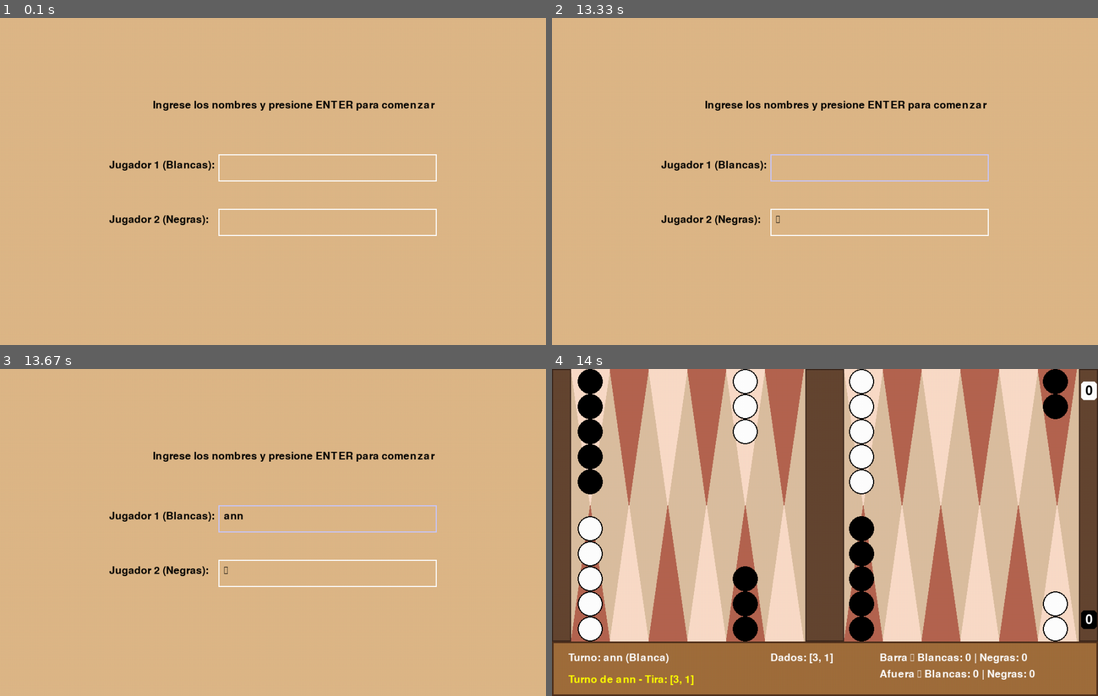
Above: before the commit, frames 1-4 (two rows, left to right).
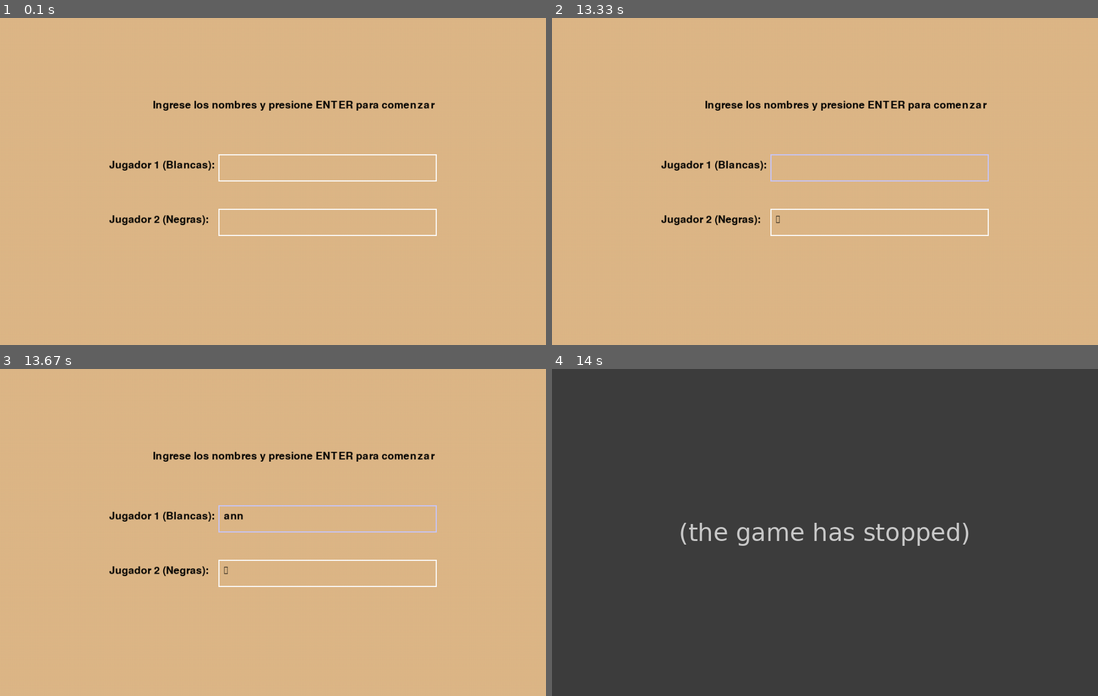
Above: after the commit, the same moments.

Repository: um-computacion/computacion-2025-backgammon-danatinnerello
Game: pygame game, started from pygame_ui/main.py
Same seed, same stepped clock (60 frames per second), same inputs: the game is played once before the commit and once after it.
Inputs (mouse positions are in pixels of both pictures, inside the frame that each line leads up to):
- Up to frame 1 (0.1 s): no input
- Up to frame 2 (13.33 s): click (814, 220) at 0.38 s; click (622, 148) at 0.72 s; click (846, 220) at 1.05 s; click (639, 259) at 1.38 s; click (879, 168) at 2.28 s; click (874, 96) at 2.62 s; click (781, 161) at 2.95 s; click (917, 295) at 3.28 s; click (901, 224) at 3.62 s; tap Enter at 3.9 s; click (710, 161) at 4.28 s; click (879, 168) at 5.75 s; click (928, 282) at 6.08 s; click (961, 214) at 6.98 s; click (710, 188) at 7.32 s; click (830, 230) at 8.22 s; click (672, 276) at 8.55 s; click (846, 210) at 8.88 s; click (934, 161) at 9.22 s; click (759, 148) at 9.55 s; click (879, 220) at 9.88 s; click (775, 80) at 10.22 s; click (841, 210) at 10.55 s; click (721, 158) at 10.88 s; click (934, 220) at 11.22 s; click (628, 178) at 11.55 s; click (825, 230) at 12.45 s; click (683, 171) at 12.78 s; click (934, 155) at 13.12 s
- Up to frame 3 (13.67 s): type "ann" at 13.4 s
- Up to frame 4 (14 s): tap Enter at 13.73 s; move the mouse to (923, 486) at 13.97 s

Frames 1-3 are identical in both runs. In frame 4, 100% of the frame differs, in the area x 0-100%, y 0-100%.
After the commit the program exited at 13.73 s; later frames show no game.

Commit message:
Actualizacion de validacion y test

Diff:
--- a/cli/cli.py
+++ b/cli/cli.py
@@ -33,42 +33,64 @@
 
 def main():
     print("Bienvenidos al juego Backgammon")
-    nombre1= input("Jugador 1 (Blanca): ")
-    nombre2= input("Jugador 2 (Negra): ")
-    jugador1= Jugador(nombre1, "Blanca")
-    jugador2= Jugador(nombre2, "Negra")
-    juego= Juego(jugador1, jugador2)
+
+    while True:
+        try:
+            nombre1 = input("Jugador 1 (Blanca): ")
+            nombre2 = input("Jugador 2 (Negra): ")
+
+            jugador1 = Jugador(nombre1, "Blanca")
+            jugador2 = Jugador(nombre2, "Negra")
+            juego = Juego(jugador1, jugador2)
+
+            break
+
+        except MovimientoInvalidoError as e:
+            print(f"\n¡Error de Jugador! {e}")
+            print("Por favor, ingrese los nombres nuevamente.\n")
+            # El bucle se repite automáticamente.
+
     while not juego.mostrar_juego_terminado():
         jugador = juego.mostrar_turno()
         print(f"Turno de {jugador.obtener_nombre()} ({jugador.obtener_color()})")
+
+        # Tirada de dados
         tirada = juego.__dados__.tirar_dados()
         print("Tirada:", tirada)
+
+        # Bucle de movimientos con los dados disponibles
         while juego.__dados__.quedan_tiradas():
             try:
-                tablero= juego.__tablero__.mostrar_estado()
-                print(tablero)
-                print(f"Turno de {jugador.obtener_nombre()} ({jugador.obtener_color()})")
-                print("Tirada:", tirada)
-                print("1:Mover ficha")
-                print("2:Rendirse")
-                print("3:Finalizar juego")
-                opcion= pedir_int("Opcion: ")
+                tablero= juego.__tablero__
+                print(tablero.mostrar_estado())
+                print(f"Tiradas restantes: {juego.__dados__.obtener_tiradas_restantes()}")
+
+                print("Opciones:")
+                print("1. Mover ficha")
+                print("2. Rendirse")
+                print("3. Finalizar juego")
+
+                opcion= pedir_int("Seleccione una opcion: ")
 
                 if opcion== 1:
                     origen= pedir_int("Mover ficha desde: ")
                     destino= pedir_int("Hasta: ")
 
-                    if origen== 0:  # desde barra
-                        captura = juego.valida_mover_desde_barra(jugador,destino) # <-- Asignamos el valor de captura
+                    if origen== 0:  # desde barra (Reingreso)
+                        # *Asegurarse de usar la variable 'captura' para el mensaje*
+                        captura = juego.valida_mover_desde_barra(jugador, destino)
                         if captura:
                             print(f"Ficha movida desde la barra a {destino}. ¡Captura!")
                         else:
                             print(f"Ficha movida desde la barra a {destino}")
+
                     elif destino== -1:  # sacar ficha
                         juego.valida_sacar_ficha(jugador,origen)
                         print(f"Ficha sacada desde {origen}")
+
                     else:  # movimiento normal
-                        captura, dados_usados = juego.valida_mover_ficha(jugador, origen, destino) # <-- CAMBIO ACEPTANDO 2 VALORES
+                        # *Asegurarse de aceptar los dos valores de retorno*
+                        captura, dados_usados = juego.valida_mover_ficha(jugador, origen, destino)
 
                         dados_str = " y ".join(map(str, sorted(dados_usados, reverse=True)))
 
--- a/core/board.py
+++ b/core/board.py
@@ -44,7 +44,7 @@
     def mover_ficha(self,color,desde,hacia):
         # verifica que la posición esté entre 0 y 23
         if desde < 0 or desde > 23 or hacia < 0 or hacia > 23:
-            raise MovimientoInvalidoError("Punto inválido. Debe estar entre 1 y 24.")
+            raise MovimientoInvalidoError("Punto de origen o destino fuera de rango (1-24).")
         # verifica que contenga algo la posición
         if not self.__contenedor__[desde]:
             raise MovimientoInvalidoError(f"No hay fichas en la posición {desde}")
--- a/core/game.py
+++ b/core/game.py
@@ -16,6 +16,19 @@
 
 class Juego:
     def __init__(self,nombre_jugador1:Jugador,nombre_jugador2:Jugador,tablero:Tablero = None,dados: Dados =None):
+
+        nombre1 = nombre_jugador1.obtener_nombre()
+        nombre2 = nombre_jugador2.obtener_nombre()
+
+        if not nombre1 or not nombre2:
+            raise MovimientoInvalidoError("Los nombres de los jugadores no pueden estar vacíos.")
+
+        if nombre1 == nombre2:
+             raise MovimientoInvalidoError("Los nombres de los jugadores deben ser diferentes.")
+
+        if not nombre1.replace(" ", "").isalpha() or not nombre2.replace(" ", "").isalpha():
+             raise MovimientoInvalidoError("Los nombres solo pueden contener letras y espacios.")
+
         self.__tablero__ = tablero if tablero else Tablero()
         self.__jugador1__ = nombre_jugador1
         self.__jugador2__ = nombre_jugador2
@@ -65,7 +78,7 @@
             # ENCONTRAR QUÉ DADO(S) USAR Y VALIDAR PASOS INTERMEDIOS
             dado_principal, dado_secundario = self._encontrar_dado_y_tipo_movimiento(jugador, desde_index, hacia_index)
         except MovimientoInvalidoError as e:
-            raise MovimientoInvalidoError(f"Movimiento inválido: {e}")
+            raise MovimientoInvalidoError(str(e))
 
         dados_consumidos = []
 
@@ -146,7 +159,7 @@
             dado_mayor = next((d for d in sorted(tiradas) if d > distancia), None)
             if dado_mayor:
                 # La condición hay_mas_lejanas es verdadera Y tenemos un dado mayor que queremos usar
-                raise SacarFichaError(f"No puedes usar el dado {dado_mayor}. Hay fichas {color} en posiciones más lejanas (puntos 1-{desde} para Blancas, o {desde+2}-24 para Negras).")
+                raise SacarFichaError(f"No puedes usar el dado {dado_mayor}. Hay fichas en posiciones más lejanas.")
 
         # Si ninguna opción funcionó:
         raise SacarFichaError("No se puede sacar ficha desde este punto con los dados actuales.")
@@ -258,4 +271,4 @@
                     return (dados[0], dados[1])
 
         # Si no se encontró ninguna combinación válida (ni simple ni compuesta)
-        raise MovimientoInvalidoError("La distancia no coincide con las tiradas disponibles, o el punto intermedio está bloqueado.")
+        raise MovimientoInvalidoError("No coincide con las tiradas disponibles, o el punto intermedio está bloqueado.")
--- a/pygame_ui/main.py
+++ b/pygame_ui/main.py
@@ -13,6 +13,7 @@
 from core.game import Juego
 from core.player import Jugador
 from pygame_ui.events import ManejadorEventos # Importar el nuevo manejador
+from core.excepcions import MovimientoInvalidoError, RendicionError, JuegoTerminadoError
 
 pygame.init()
 ANCHO_PANTALLA = 1000
@@ -118,13 +119,21 @@
 
 
 def main():
-    nombre1, nombre2 = pantalla_pedir_nombres()
-    if not nombre1 or not nombre2:
-        return
+    try:
+        nombre1, nombre2 = pantalla_pedir_nombres()
+        if not nombre1 or not nombre2:
+            return
 
-    jugador1 = Jugador(nombre1, "Blanca")
-    jugador2 = Jugador(nombre2, "Negra")
-    juego = Juego(jugador1, jugador2)
+        jugador1 = Jugador(nombre1, "Blanca")
+        jugador2 = Jugador(nombre2, "Negra")
+
+        # La validación de nombres ocurre AQUÍ al crear el objeto Juego:
+        juego = Juego(jugador1, jugador2)
+
+    except MovimientoInvalidoError as e:
+        print(f"Error de inicialización: {e}")
+        return # Sale si la inicialización falla
+
     juego.__dados__.tirar_dados()  # Primera tirada (inicia el juego)
 
     pantalla = pygame.display.set_mode((ANCHO_PANTALLA, ALTO_PANTALLA))
@@ -177,6 +186,7 @@
     main()
 
 #me falta:
-#añadir validaciones
+#pylint
+#docker
 #completar documentacionn
 #pulir detalles
--- a/test/test_board.py
+++ b/test/test_board.py
@@ -34,11 +34,6 @@
         #Un movimiento válido a una casilla libre nos devuelve verdadero
         tiradas = [1, 2]
         self.assertTrue(self.tablero.validar_movimiento("Negra", 0, 1, tiradas))
-
-    def test_validar_movimiento_invalido_por_rango(self):
-        #testea que si el destino está fuera del rango 0-23 devuelva falso
-        tiradas = [1, 2]  # ejemplo, pon los valores que correspondan según el test
-        self.assertFalse(self.tablero.validar_movimiento("Blanca", 30, 1, tiradas))
 
     def test_enviar_a_barra(self):
         #si hay fichas en una posicion, debe enviarlas a la barra
@@ -181,7 +176,7 @@
     def test_mover_ficha_destino_bloqueado(self):
         # Mover Negras de 0 a 2. Posición 2 tiene 2 Blancas (bloqueo).
         self.tablero.mostrar_contenedor()[2] = ["Blanca", "Blanca"]
-        with self.assertRaises(ValueError):
+        with self.assertRaises(MovimientoInvalidoError):
             self.tablero.mover_ficha("Negra", 0, 2)
 
     def test_validar_movimiento_sentido_incorrecto(self):
@@ -194,7 +189,17 @@
         tiradas = [1]
         self.assertFalse(self.tablero.validar_movimiento("Negra", 0, 5, tiradas))
 
-
+    def test_validar_movimiento_destino_bloqueado(self):
+        # Colocar 2 fichas enemigas en destino. Comprueba el retorno False.
+        self.tablero.mostrar_contenedor()[0] = ["Negra", "Negra"]
+        # Mover Blanca de 5 a 0 (inválido). tiradas_restantes debe ser None para probar la rama más general.
+        self.assertFalse(self.tablero.validar_movimiento("Blanca", 5, 0))
+
+    def test_valida_mover_desde_barra_sin_tiradas_param(self):
+        # Comprueba la rama donde tiradas_restantes no se pasa (es None) en el método valida_mover_desde_barra.
+        self.tablero.mostrar_barra()["Blanca"].append("Blanca")
+        # El método debe devolver True si la posición está libre, ignorando las tiradas
+        self.assertTrue(self.tablero.valida_mover_desde_barra("Blanca", 22, tiradas_restantes=None))
 
 if __name__ == "__main__":
     unittest.main()
--- a/test/test_cli.py
+++ b/test/test_cli.py
@@ -3,7 +3,7 @@
 from cli.cli import main
 import cli
 from core.player import Jugador
-from core.excepcions import MovimientoInvalidoError, SacarFichaError
+from core.excepcions import MovimientoInvalidoError, SacarFichaError, EntradaInvalidaError
 
 
 class TestCLI(unittest.TestCase):
@@ -34,12 +34,14 @@
         self.assertTrue(any("Juego finalizado" in line for line in salida))
 
     def test_movimiento_normal_valido(self):
-        with patch("core.game.Juego.valida_mover_ficha", return_value=False):
+        # Mock debe devolver (Captura, Lista de Dados)
+        with patch("core.game.Juego.valida_mover_ficha", return_value=(False, [1])): # <--- CAMBIO AQUÍ
             salida= self.run_cli_with_inputs(["Dana","abi","1","24","23","3"])
         self.assertTrue(any("Ficha movida de 24 a 23" in line for line in salida))
 
     def test_movimiento_normal_captura(self):
-        with patch("core.game.Juego.valida_mover_ficha", return_value=True):
+        # Mock debe devolver (Captura=True, Lista de Dados)
+        with patch("core.game.Juego.valida_mover_ficha", return_value=(True, [1])): # <--- CAMBIO AQUÍ
             salida= self.run_cli_with_inputs(["Dana","abi","1","1","12","11","3"])
         self.assertTrue(any("Capturaste una ficha enemiga" in line for line in salida))
 
@@ -65,9 +67,39 @@
 
     def test_movimiento_invalido_fuera_de_rango(self):
         salida= self.run_cli_with_inputs(["Dana","abi","1","30","2","3"])
-        self.assertTrue(any("Error: Movimiento inválido" in line for line in salida))
+        self.assertTrue(any("Error: Movimiento o destino inválido" in line for line in salida))
 
+    def test_reingreso_con_captura(self):
+        # Asegura que la CLI muestre el mensaje de captura en reingreso
+        with patch("core.game.Juego.valida_mover_desde_barra", return_value=True):
+            salida = self.run_cli_with_inputs(["Dana", "abi", "1", "0", "5", "3"])
+        self.assertTrue(any("¡Captura!" in line for line in salida))
 
+    def test_pedir_int_falla_por_valor(self):
+        # Asegura que la función pedir_int lance la excepción correcta (cubre la línea 'except ValueError')
+        with patch("builtins.input", side_effect=["abc", "3"]), \
+             patch("cli.cli.main"), \
+             self.assertRaises(EntradaInvalidaError):
+            cli.cli.pedir_int("Mensaje:")
+
+    def test_opcion_invalida_numerica_lanza_error(self):
+        # Simula una entrada numérica que no es 1, 2, o 3
+        salida = self.run_cli_with_inputs(["Dana", "abi", "1", "1", "24", "23", "99", "3"])
+        self.assertTrue(any("Opción no válida" in line for line in salida))
+
+    def test_opcion_invalida_numerica_lanza_error(self):
+        with patch("core.game.Juego.valida_mover_ficha", return_value=(True, [1])):
+
+            # 2. Secuencia de inputs:
+            # - Nombres: "Dana", "abi"
+            # - Primer Menú: "1" (Mover)
+            # - Movimiento: "10", "11" (Orígen y Destino)
+            # - Segundo Menú: "99" (Inválido, lanza excepción)
+            # - Tercer Menú: "3" (Salir)
+            salida = self.run_cli_with_inputs(["Dana", "abi", "1", "10", "11", "99", "3"])
+
+        # La aserción busca el mensaje de error impreso.
+        self.assertTrue(any("Error: Opcion no valida" in line for line in salida))
 
 if __name__ == "__main__":
     unittest.main()
--- a/test/test_dice.py
+++ b/test/test_dice.py
@@ -44,3 +44,9 @@
         self.assertEqual(dice[3], 1)
         self.assertTrue(randint_patched.called)
         self.assertEqual(randint_patched.call_count, 2)
+
+    def test_usar_tirada_revertir_true_not_in_list(self):
+        # Simula que se pide revertir un dado que no se encuentra en la lista (cubre la línea if revertir: return True)
+        self.dados.__tiradas_restantes__ = [3, 4]
+        self.assertTrue(self.dados.usar_tirada(5, revertir=True))
+        self.assertEqual(len(self.dados.obtener_tiradas_restantes()), 3) # El dado 5 fue añadido
--- a/test/test_game.py
+++ b/test/test_game.py
@@ -23,12 +23,6 @@
         self.tablero.mostrar_afuera()["Blanca"] = []
         self.tablero.mostrar_afuera()["Negra"] = []
 
-    def test_turnos_alternan(self):
-        turno1 = self.juego.mostrar_turno()
-        self.juego.controlar_turnos()
-        turno2 = self.juego.mostrar_turno()
-        self.assertNotEqual(turno1, turno2)
-
     def test_verificar_ganador_none_al_inicio(self):
         self.assertIsNone(self.juego.verificar_ganador())
 
@@ -99,15 +93,14 @@
         ganador = self.juego.verificar_ganador()
         self.assertEqual(ganador, self.j1)
 
-
     def test_valida_mover_ficha_falla_en_validar(self):
         # Mock de la validación para que siempre falle
         original_valida = self.tablero.validar_movimiento
-        self.tablero.validar_movimiento = lambda c, d, h, t: False
+        self.tablero.validar_movimiento = lambda c, d, h: False
         with self.assertRaises(MovimientoInvalidoError):
+            # El Core llama a validar_movimiento(color, desde, hacia)
             self.juego.valida_mover_ficha(self.j1, 1, 2)
         self.tablero.validar_movimiento = original_valida
-
 
 
     def test_valida_sacar_ficha_falla(self):
@@ -187,7 +180,7 @@
         self.dados.__tiradas_restantes__ = [6] # Dado mayor
 
         # Debe lanzar un error porque hay una ficha en la Casilla 1 que está más lejos que el origen (Casilla 2)
-        with self.assertRaisesRegex(SacarFichaError, "Hay fichas Blanca en posiciones más lejanas"):
+        with self.assertRaisesRegex(SacarFichaError, "No puedes usar el dado 6. Hay fichas en posiciones más lejanas."):
             self.juego.valida_sacar_ficha(self.j1, 2)
 
     def test_valida_mover_desde_barra_blancas(self):
@@ -251,8 +244,7 @@
         self.tablero.mostrar_contenedor()[4] = ["Negra", "Negra"] # Destino (Punto 5, Diferencia 1)
         self.dados.__tiradas_restantes__ = [1]
 
-        with self.assertRaisesRegex(MovimientoInvalidoError, "Movimiento inválido"):
-            # Llama a valida_mover_ficha, que llama a tablero.validar_movimiento, que debe fallar
+        with self.assertRaisesRegex(MovimientoInvalidoError, "destino bloqueado"): # <--- CAMBIO
             self.juego.valida_mover_ficha(self.j1, 6, 5)
 
     def test_sacar_ficha_falla_tablero(self):
@@ -387,5 +379,129 @@
 
         # Debe ser posible el movimiento (0 -> 1)
         self.assertTrue(self.juego.hay_movimientos_posibles(self.j2))
+
+    def test_init_nombres_vacios_lanza_error(self):
+        # Cubre la rama de validación de nombre vacío
+        with self.assertRaisesRegex(MovimientoInvalidoError, "no pueden estar vacíos"):
+            Juego(Jugador("", "Blanca"), self.j2, self.tablero, self.dados)
+
+    def test_init_nombres_duplicados_lanza_error(self):
+        # Cubre la rama de validación de nombres iguales
+        jugador_duplicado = Jugador("Alice", "Negra")
+        with self.assertRaisesRegex(MovimientoInvalidoError, "deben ser diferentes"):
+            Juego(self.j1, jugador_duplicado, self.tablero, self.dados)
+
+    def test_init_nombres_invalidos_caracteres(self):
+        # Cubre la rama de validación de isalpha()
+        jugador_invalido = Jugador("Alice123", "Negra")
+        with self.assertRaisesRegex(MovimientoInvalidoError, "solo pueden contener letras"):
+            Juego(self.j1, jugador_invalido, self.tablero, self.dados)
+
+    def test_hay_mov_posibles_normal_false(self):
+        self._limpiar_tablero()
+        # Colocamos una ficha en un punto intermedio, no en la casa (Punto 10, índice 9)
+        self.tablero.mostrar_contenedor()[9] = ["Blanca"]
+        # Dado que no le permite moverse (ej. 1), y el resto del tablero está vacío/bloqueado.
+        self.dados.__tiradas_restantes__ = [1]
+
+        # Bloqueamos el único destino posible (Punto 9)
+        self.tablero.mostrar_contenedor()[8] = ["Negra", "Negra"]
+
+        # Ahora, NO hay movimientos posibles (debe ser False)
+        self.assertFalse(self.juego.hay_movimientos_posibles(self.j1))
+
+
+    def test_valida_mover_ficha_falla_consumo_principal(self):
+        # El Core encuentra un dado principal, pero este falla en el consumo (debe ser imposible, pero cubre la línea)
+        self._limpiar_tablero()
+        self.dados.__tiradas_restantes__ = [1, 2]
+        self.tablero.mostrar_contenedor()[5] = ["Blanca"] # Origen 6
+
+        original_usar = self.dados.usar_tirada
+        self.dados.usar_tirada = lambda dado, r=False: False # Mock para que falle el consumo
+
+        with self.assertRaisesRegex(MovimientoInvalidoError, "El dado ya no está disponible."):
+            # Intenta mover 1 espacio
+            self.juego.valida_mover_ficha(self.j1, 6, 5)
+
+        self.dados.usar_tirada = original_usar
+
+    def test_valida_mover_ficha_pasos_compuestos_con_dobles(self):
+        # Mover 4+4 = 8, asegurando que el Core detecte la combinación de dobles.
+        self._limpiar_tablero()
+        self.tablero.mostrar_contenedor()[10] = ["Blanca"] # Origen 11
+        self.dados.__tiradas_restantes__ = [4, 4, 4, 4] # Dobles 4
+
+        # El movimiento es 11 -> 3 (8 espacios). Paso intermedio 7 (11-4)
+        self.juego.valida_mover_ficha(self.j1, 11, 3)
+
+        self.assertEqual(len(self.dados.obtener_tiradas_restantes()), 2)
+
+    def test_valida_sacar_ficha_falla_interno_dado_mayor(self):
+        # Mock para que el tablero falle al sacar ficha (dado mayor)
+        self._limpiar_tablero()
+        self.tablero.todas_en_ultimo_cuadrante = lambda c: True
+        self.tablero.mostrar_contenedor()[5] = ["Blanca"] # Origen 6 (distancia 19)
+        self.dados.__tiradas_restantes__ = [6]
+
+        original_sacar = self.tablero.sacar_ficha
+        self.tablero.sacar_ficha = lambda c, d: False
+
+        with self.assertRaisesRegex(SacarFichaError, "Fallo interno del tablero"):
+            self.juego.valida_sacar_ficha(self.j1, 6)
+
+        self.tablero.sacar_ficha = original_sacar
+
+    def test_valida_sacar_ficha_falla_interno_dado_exacto(self):
+        # Mock para que el tablero falle al sacar ficha (dado exacto)
+        self._limpiar_tablero()
+        self.tablero.todas_en_ultimo_cuadrante = lambda c: True
+        self.tablero.mostrar_contenedor()[0] = ["Blanca"] # Origen 1 (distancia 24)
+        self.dados.__tiradas_restantes__ = [6]
+
+        original_sacar = self.tablero.sacar_ficha
+        self.tablero.sacar_ficha = lambda c, d: False
+
+        with self.assertRaisesRegex(SacarFichaError, "Fallo interno del tablero"):
+            self.juego.valida_sacar_ficha(self.j1, 1)
+
+        self.tablero.sacar_ficha = original_sacar
+
+    def test_hay_mov_posibles_normal_false_no_es_ficha_tuya(self):
+        # Se asegura de no romper si hay fichas enemigas en los puntos.
+        self._limpiar_tablero()
+        self.tablero.mostrar_contenedor()[5] = ["Negra"] # Ficha enemiga en Punto 6
+        self.dados.__tiradas_restantes__ = [1]
+
+        # El jugador J1 (Blanca) no debe encontrar movimientos, incluso si el destino está libre.
+        self.assertFalse(self.juego.hay_movimientos_posibles(self.j1))
+
+    def test_valida_mover_ficha_falla_consumo_secundario_revierte(self):
+        # Escenario: Movimiento compuesto (6+2=8). Falla al consumir el dado 2 (secundario).
+        # Ajustamos el origen/destino a un movimiento que sí es válido en el tablero.
+        self._limpiar_tablero()
+        self.tablero.mostrar_contenedor()[12] = ["Blanca"] # Origen 13
+        self.dados.__tiradas_restantes__ = [6, 2] # Dados
+
+        # Mock: El consumo del dado 2 debe fallar (return False), y el dado 6 debe pasar.
+        original_usar = self.dados.usar_tirada
+        def mock_usar_tirada(dado, revertir=False):
+            # Fallar solo cuando se intenta consumir el dado 2, no en reversión.
+            if dado == 2 and not revertir: return False
+            return original_usar(dado, revertir)
+
+        self.dados.usar_tirada = mock_usar_tirada
+
+        # Mover 13 (index 12) a 5 (index 4), diferencia 8.
+        with self.assertRaisesRegex(MovimientoInvalidoError, "No se pudo usar el segundo dado"):
+            self.juego.valida_mover_ficha(self.j1, 13, 5)
+
+        # Verificar que el dado 6 (principal) fue revertido correctamente.
+        self.assertIn(6, self.dados.obtener_tiradas_restantes())
+        self.assertIn(2, self.dados.obtener_tiradas_restantes())
+        self.dados.usar_tirada = original_usar
+
+
+
 if __name__ == "__main__":
     unittest.main()
--- a/test/test_player.py
+++ b/test/test_player.py
@@ -28,3 +28,15 @@
         #si no tiene fichas restantes, no puede sacar mas
         self.jugador.__fichas_restantes__ =0
         self.assertFalse(self.jugador.sacar_ficha_a_afuera())
+
+    def test_constructor_atributos_correctos(self):
+        # Asegura que el constructor inicializa todos los atributos correctamente
+        self.assertEqual(self.jugador.__nombre__, "Dana")
+        self.assertEqual(self.jugador.__color__, "blanco")
+        self.assertEqual(self.jugador.__fichas__, 15)
+        self.assertEqual(self.jugador.__fichas_restantes__, 15)
+
+    def test_sacar_ficha_con_cero_restantes(self):
+        # Testea la rama de retorno False en sacar_ficha_a_afuera (cubre la línea 'return False' final)
+        self.jugador.__fichas_restantes__ = 0
+        self.assertFalse(self.jugador.sacar_ficha_a_afuera())
Not shown, changed: .coveragerc
